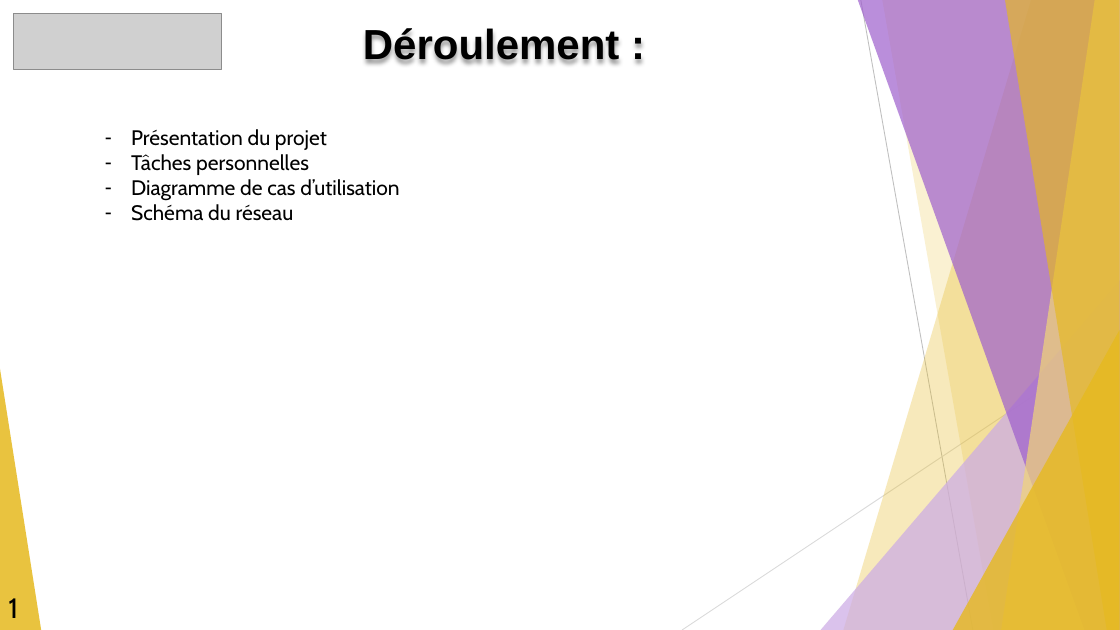
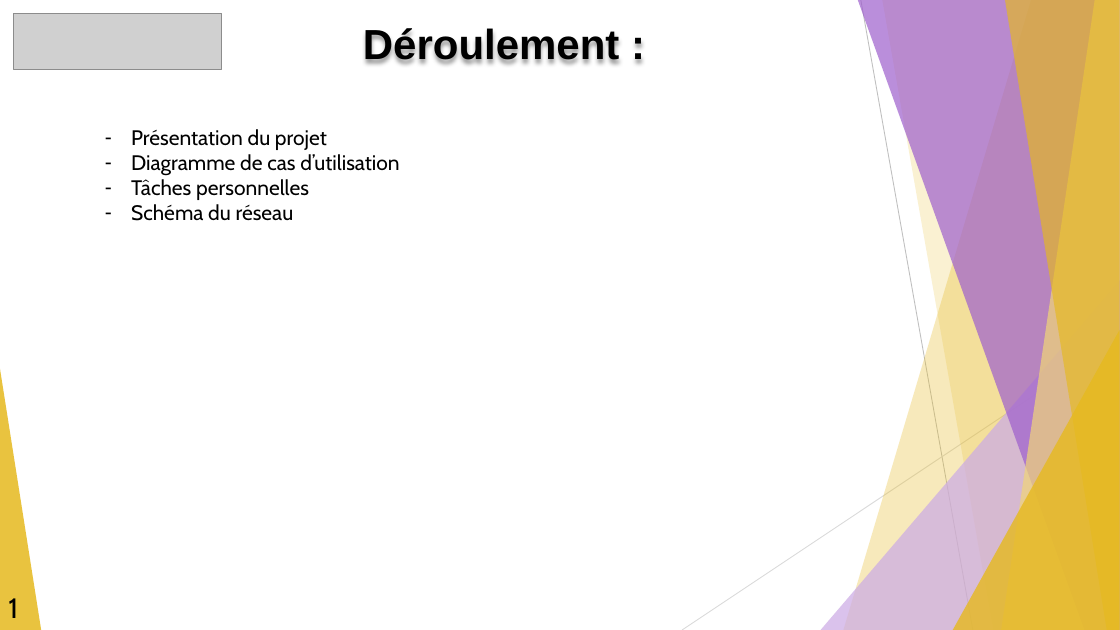
Before and after one commit to GuiguiMvn/Systeme-Escape-Game-Telethon, a slide deck: slide 2 of Nathan/Compte-rendus/REVUE-R1-GUIGAND-SFL6.pptx. Drawn at 1120x630 pixels with LibreOffice and Linux fonts; fonts in the diff are those of the drawing; grey boxes stand for pictures. Boxes give left, top, right and bottom in pixels: in the first picture for what was removed or moved away, otherwise in the second. Text is boxed around its words. In the diff, an @@ line names an element or a change of style, - is before the commit and + after.

```diff
--- a/Nathan/Compte-rendus/REVUE-R1-GUIGAND-SFL6.pptx
+++ b/Nathan/Compte-rendus/REVUE-R1-GUIGAND-SFL6.pptx
@@ text at (x1=131, y1=154, x2=399, y2=176): paragraph added @@
+– Diagramme de cas d’utilisation
@@ text at (x1=131, y1=179, x2=399, y2=201): paragraph removed @@
-– Diagramme de cas d’utilisation
```
Also in this commit, not shown: 4 other slides changed, 1 slide added.
